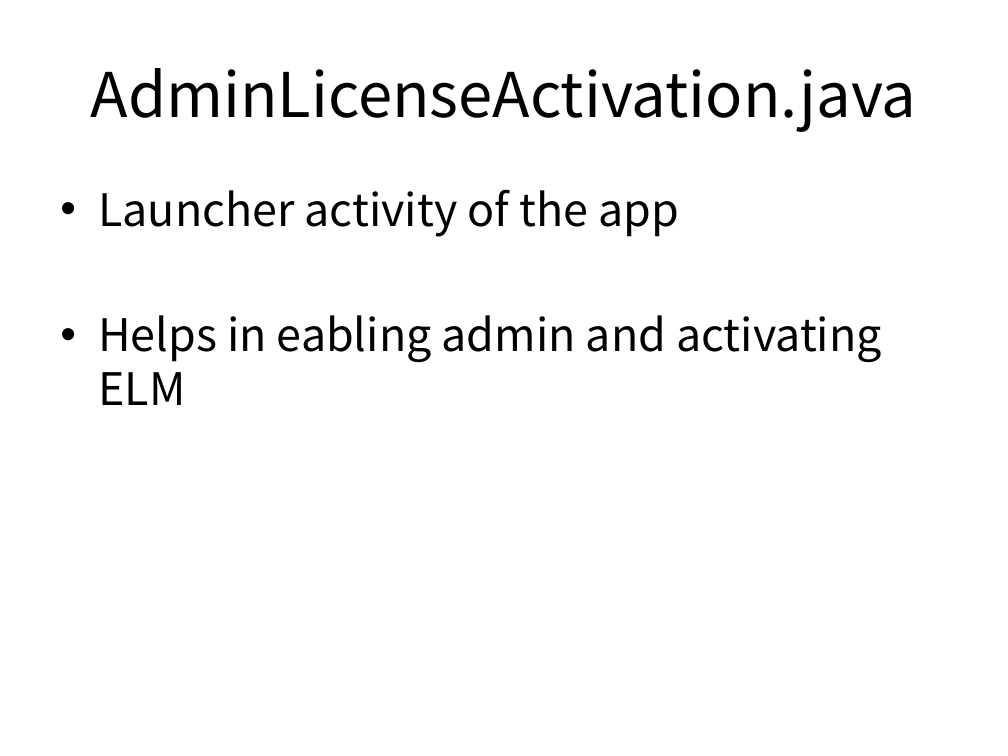
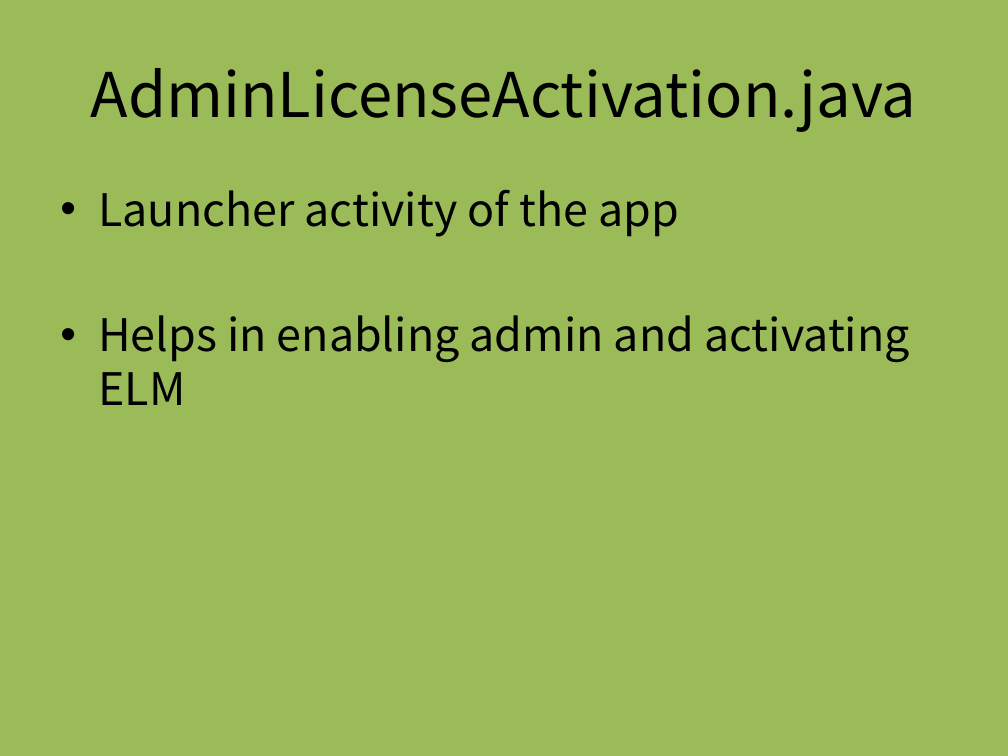
Before and after one commit to dummyFirst/NHK_Japanese, a slide deck: slide 2 of Android/AppControl.pptx. Drawn at 1008x756 pixels with LibreOffice and Linux fonts; fonts in the diff are those of the drawing. Boxes give left, top, right and bottom in pixels: in the first picture for what was removed or moved away, otherwise in the second. Text is boxed around its words. In the diff, an @@ line names an element or a change of style, - is before the commit and + after.

Commit message:
Add the outlines of other java files

```diff
--- a/Android/AppControl.pptx
+++ b/Android/AppControl.pptx
@@ background #FFFFFF to #9BBB59 @@
@@ text at (x1=98, y1=315, x2=910, y2=405): text changed @@
-• Helps in eabling admin and activating ELM
+• Helps in enabling admin and activating ELM
```
Also in this commit, not shown: 8 other slides changed, 6 slides added.
